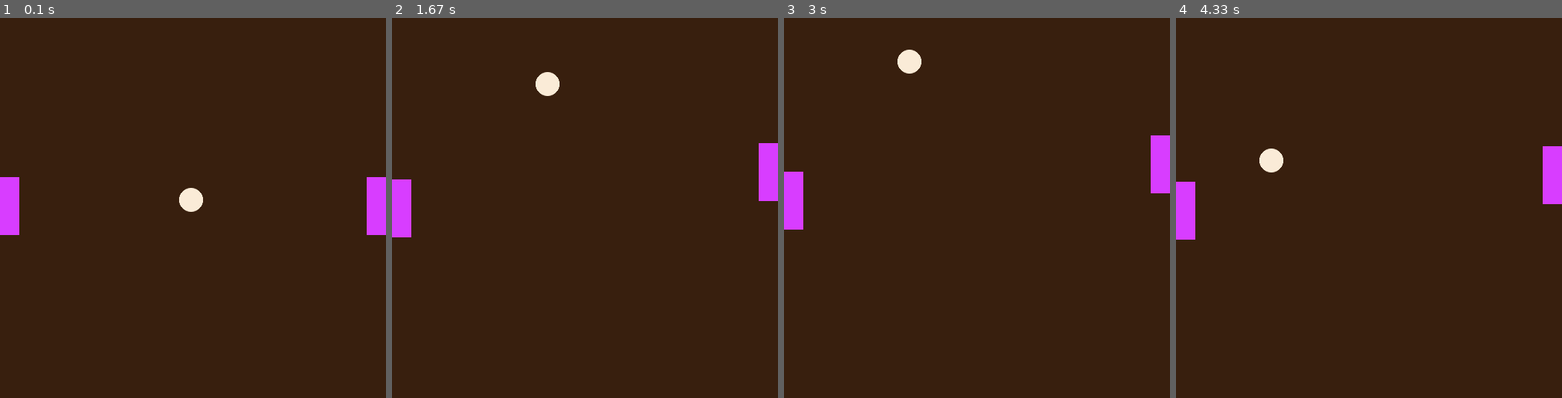
Above: before the commit, frames 1-4 (left to right).
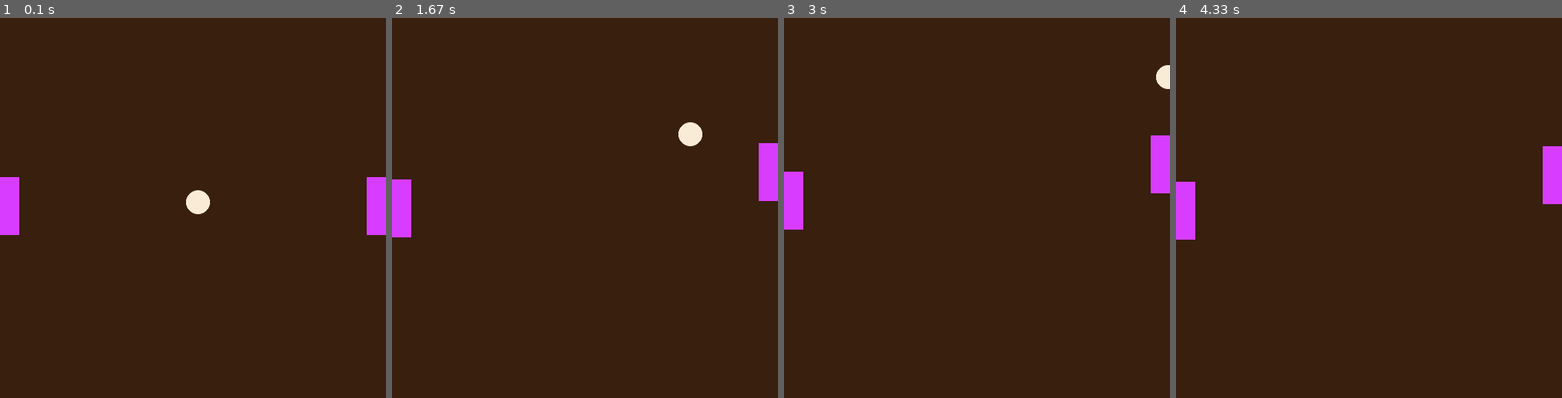
Above: after the commit, the same moments.

Repository: CSnackerman/PongPygame
Game: pygame game, started from main.py
Two runs of this game, one before a commit and one after it. Both use one fixed random seed, a clock stepped at 60 frames per second and the inputs below.
Inputs:
- Up to frame 1 (0.1 s): no input
- Up to frame 2 (1.67 s): hold Up 0.33-0.8 s; hold Down 0.83-1.13 s; hold S 0.83-1.13 s; hold Up 1.17-1.53 s; hold W 1.17-1.53 s; hold Down from 1.57 s (still down); hold S from 1.57 s (still down)
- Up to frame 3 (3 s): release Down at 1.93 s; release S at 1.93 s; hold Up 1.97-2.27 s; hold W 1.97-2.27 s; hold Down 2.3-2.6 s; hold S 2.3-2.6 s; hold Up from 2.63 s (still down); hold W from 2.63 s (still down)
- Up to frame 4 (4.33 s): release Up at 3 s; release W at 3 s; hold Down 3.03-3.4 s; hold S 3.03-3.4 s; hold Up 3.43-3.73 s; hold W 3.43-3.73 s; hold Down 3.77-4.07 s; hold S 3.77-4.07 s; hold Up from 4.1 s (still down); hold W from 4.1 s (still down)

The runs differ from the first frame. In frame 1, 0.3% of the frame differs, in the area x 46-55%, y 44-52%; in frame 2, 0.6%, in the area x 37-81%, y 14-34%; in frame 3, 0.5%; in frame 4, 0.3%.

Commit message:
new computer ayy

Diff:
--- a/main.py
+++ b/main.py
@@ -2,7 +2,7 @@
 import sys
 import pygame.gfxdraw
 import random
-from math import sin, cos, pi
+from math import sin, cos, atan, pi, floor
 
 
 # CONSTANTS
@@ -28,7 +28,18 @@
 		self.vel.y = vy
 
 	def move (self, dt):
-		self.pos += self.vel * dt
+
+		adjustedVelocity = self.vel * dt
+
+		# check if at top
+		if self.rect.top + adjustedVelocity.y < 0:
+			return
+
+		if self.rect.bottom + adjustedVelocity.y > HEIGHT:
+			return
+
+		# actually do the move
+		self.pos += adjustedVelocity
 		self.bindRect()
 
 	def bindRect (self):
@@ -45,9 +56,28 @@
 		self.vel = pygame.Vector2 (0, 0)
 		self.color = pygame.Color ('#FAEBD7')
 		self.speed = 100
-		self.angle = random.randint(0, 360)
-		self.angle = self.angle * pi / 180.0 # convert degrees to radians
-		print (self.angle)
+		self.angle = 0
+		self.setAngle()
+		self.hitbox = pygame.Rect(0, 0, self.rad * 2, self.rad * 2)
+		self.hitbox.center = (self.pos.x, self.pos.y)
+
+	def setAngle (self):
+		theta = atan( (HEIGHT/2) / (WIDTH/2) )
+
+		tr = floor(theta * 180 / pi)		# top-right angle
+		br = floor(-theta * 180 / pi	)	# bottom-right angle
+		tl = floor((pi - theta) * 180 / pi) # top-left angle
+		bl = floor((pi + theta) * 180 / pi) # bot-left angle
+
+		direction = random.choice(['left', 'right'])
+
+		if direction == 'left':
+			self.angle = random.randrange(tl, bl)
+		else:
+			self.angle = random.randrange(br, tr)
+
+		self.angle = self.angle * pi / 180
+
 
 	def draw (self, surface):
 		pygame.gfxdraw.aacircle (surface, int(self.pos.x), int(self.pos.y), self.rad, self.color)
@@ -58,6 +88,8 @@
 		self.vel.x = self.speed * cos (self.angle)
 		self.vel.y = self.speed * sin (self.angle)
 		self.pos += self.vel * dt
+
+		self.hitbox.center = (self.pos.x, self.pos.y)
 
 	def collide (self):
 		top = self.pos.y - self.rad
@@ -73,6 +105,10 @@
 		# collide right
 
 		# collide left
+
+	def collidePaddles (self, paddle):
+		if self.hitbox.colliderect (paddle.rect):
+			print ('hit the paddle')
 
 
 # SETUP
@@ -116,6 +152,7 @@
 	if keys [pygame.K_s]:
 		paddle_L.setVerticalVelocity (speed)
 
+	# if w key and s key aren't pressed
 	if keys[pygame.K_w] == 0 and keys[pygame.K_s] == 0:
 		paddle_L.setVerticalVelocity(0)
 
@@ -123,6 +160,8 @@
 	dt = clock.get_time() / 1000.0
 
 	ball.collide()
+	ball.collidePaddles (paddle_L)
+	ball.collidePaddles (paddle_R)
 
 	ball.move(dt)
 	paddle_L.move (dt)
@@ -135,3 +174,9 @@
 	paddle_R.draw (window)
 
 	pygame.display.update()
+
+
+# TODO: fix random angle
+# TODO: random angle on reset
+# TODO: prevent stuck in paddles
+# TODO: prevent paddles from going out of bounds - COMPLETE
Empty file added: test.py
